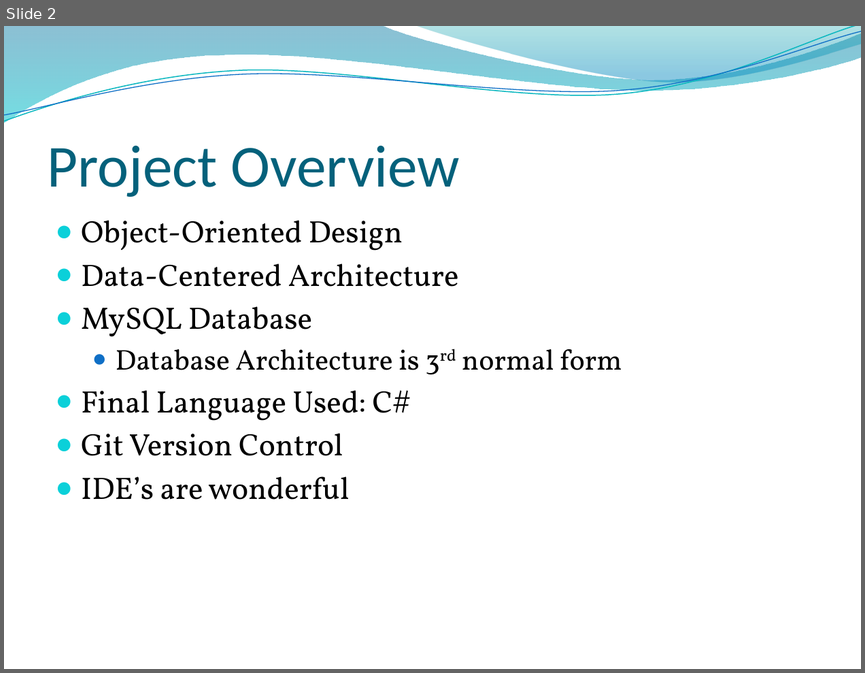
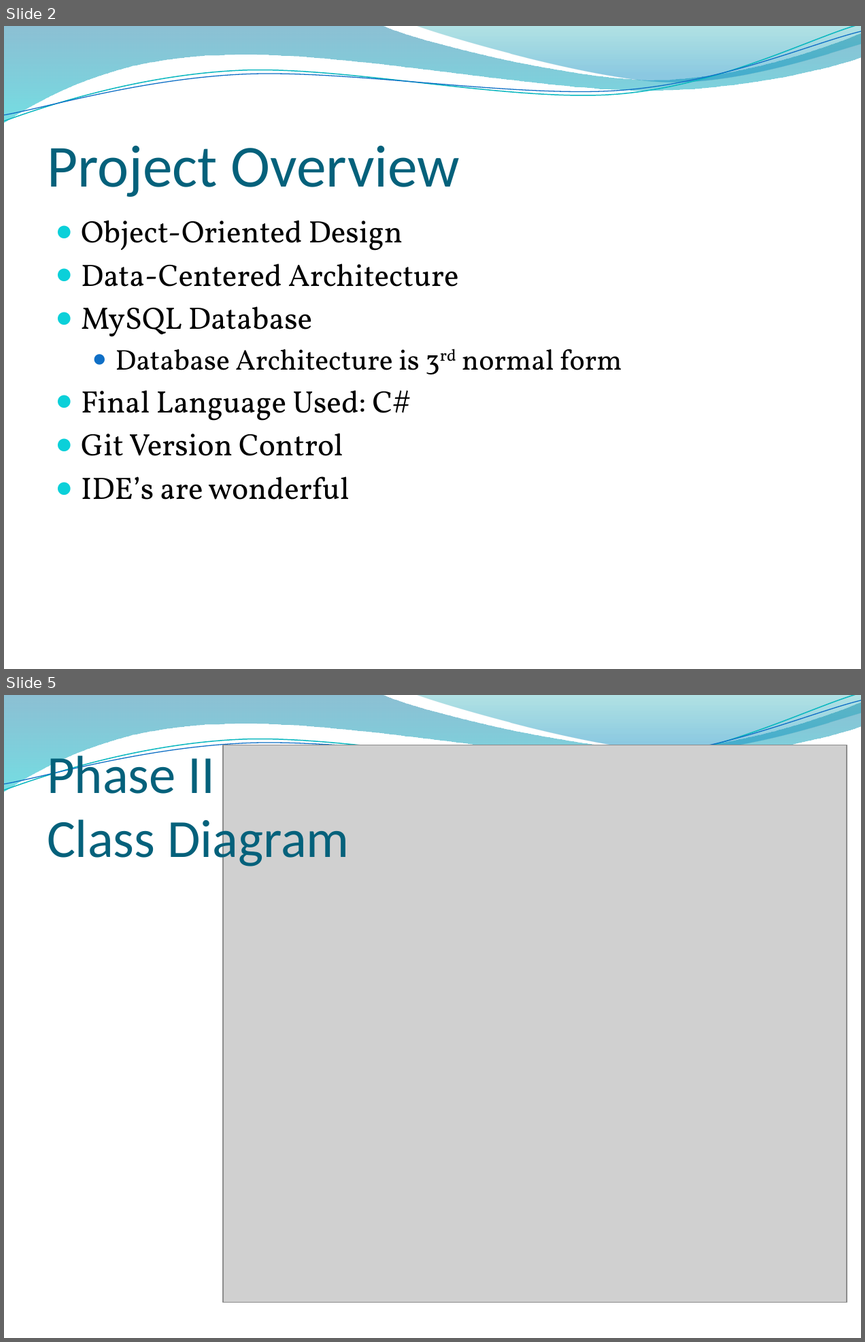
Before and after one commit to bubber11/JiTU-CS, a slide deck: Phase III Presentation.pptx. Shown one above the other, each under a label of ours: slide 2 before the commit, slides 2 and 5 after it; the slides between them are not shown. The pictures are 865x673 and 865x1342 pixels, drawn with LibreOffice and Linux fonts; fonts in the diff are those of the drawing; grey boxes stand for pictures; background and template pictures are left out. Boxes give left, top, right and bottom in pixels: in the first picture for what was removed or moved away, otherwise in the second. Text is boxed around its words. In the diff, an @@ line names an element or a change of style, - is before the commit and + after.

```diff
--- a/Phase III Presentation.pptx
+++ b/Phase III Presentation.pptx
@@ slide 5 added at bbox=[4, 695, 861, 1338], background picture (left out); not listed: 4 template elements that a slide beside it also shows @@
@@ title added at bbox=[47, 748, 349, 870], 45 pt, text #04617B @@
+Phase II
+Class Diagram
@@ picture added at bbox=[224, 745, 847, 1302] @@
```
Also in this commit, not shown: 4 slides changed, 2 other slides added, 1 slide removed.
